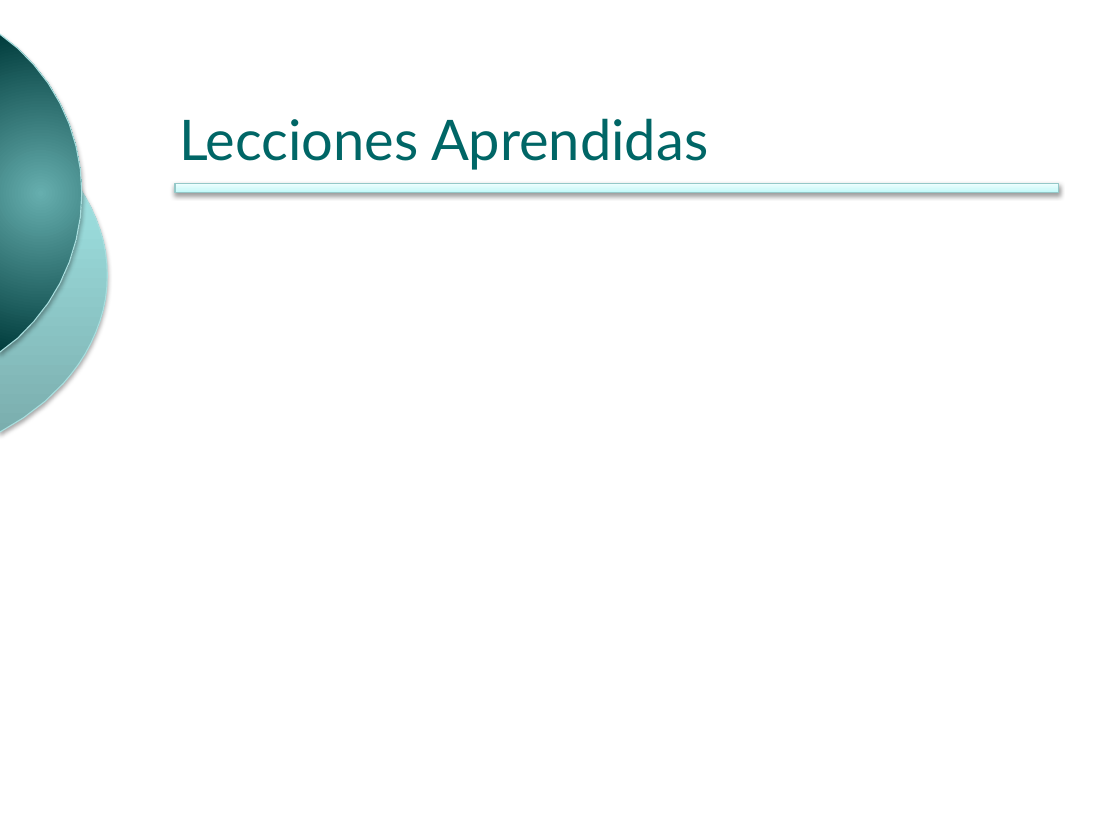
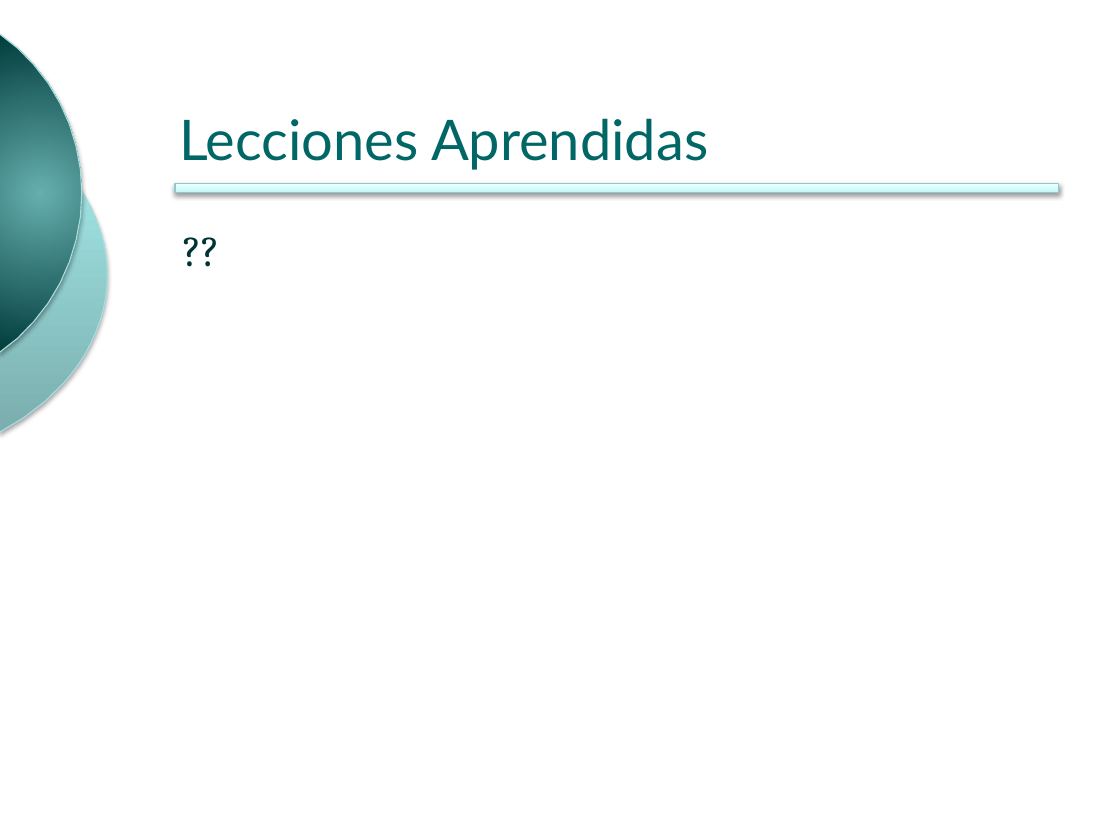
Before and after one commit to ingevy/taller-desarrollo-proyectos-ii-2do-2010, a slide deck: slide 17 of presentations/presentacionFinal.pptx (slide 15 before the commit). Drawn at 1120x840 pixels with LibreOffice and Linux fonts; fonts in the diff are those of the drawing; background and template pictures are left out. Boxes give left, top, right and bottom in pixels: in the first picture for what was removed or moved away, otherwise in the second. Text is boxed around its words. In the diff, an @@ line names an element or a change of style, - is before the commit and + after.

```diff
--- a/presentations/presentacionFinal.pptx
+++ b/presentations/presentacionFinal.pptx
@@ text added at (x1=172, y1=217, x2=887, y2=281), 28 pt, text #003333 @@
+??
```
Also in this commit, not shown: 2 slides added, 2 other files.
